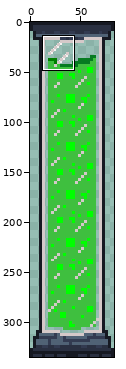
File history of a sprite sheet, Assets/Graphics/Sprites/Map/Tiles/Props/Lab/tankGreen2.png. Above, an overview of the earlier version with the close-up marked.
Close-up. Old version:
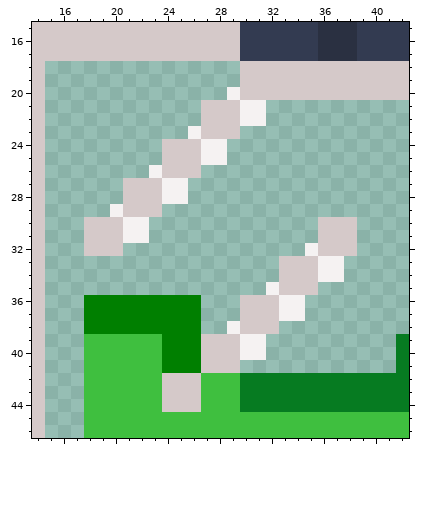
The file is 84x335 pixels. Shown: x 14..42, y 15..46.
New version:
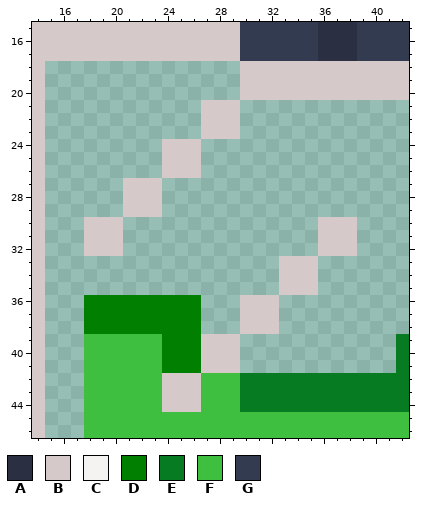
Palette (. is transparent): A #2a3041  B #d5c9c9  C #f5f2f2  D #007f00  E #067b21  F #3fbf3f  G #333b51
What changed:
y 20: x 29 C -> .
y 21..22: x 30..31 CC -> ..
y 23: x 26 C -> .
y 24..25: x 27..28 CC -> ..
y 26: x 23 C -> .
y 27..28: x 24..25 CC -> ..
y 29: x 20 C -> .
y 30..31: x 21..22 CC -> ..
y 32: x 35 C -> .
y 33..34: x 36..37 CC -> ..
y 35: x 32 C -> .
y 36..37: x 33..34 CC -> ..
y 38: x 29 C -> .
y 39..40: x 30..31 CC -> ..
